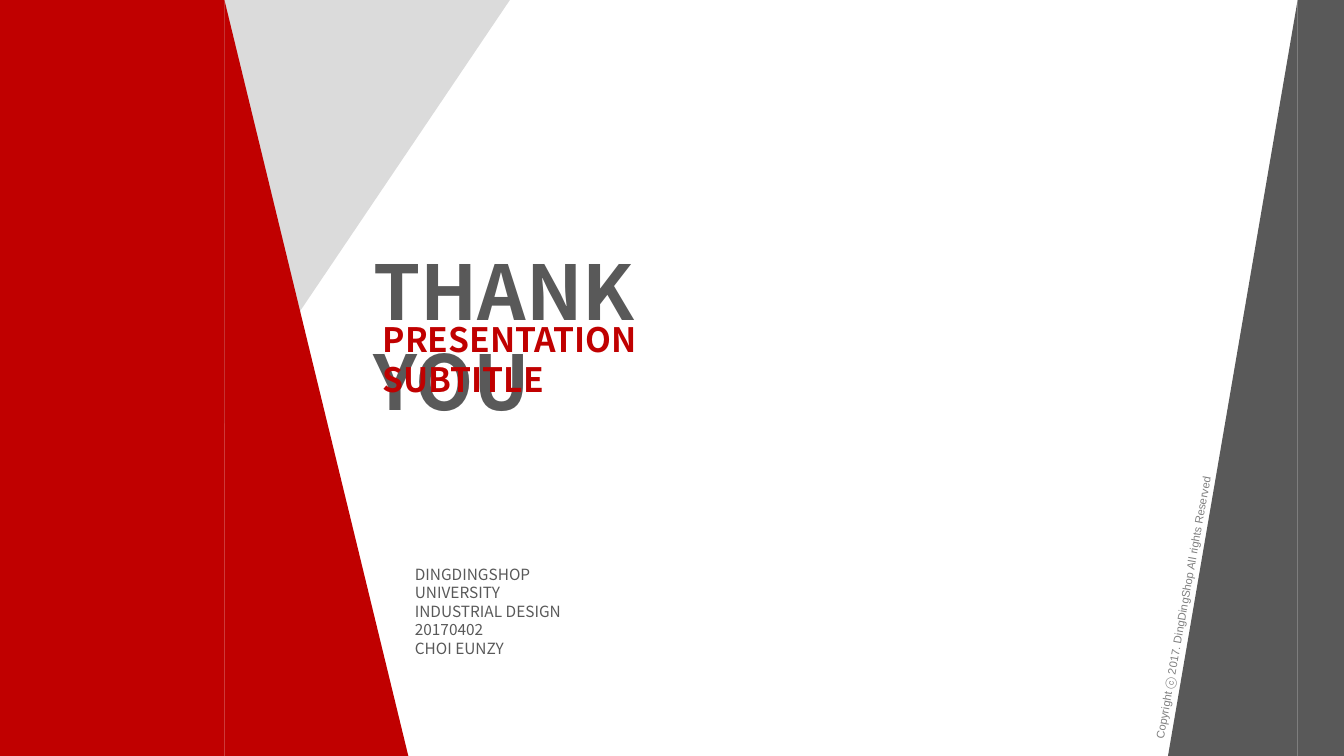
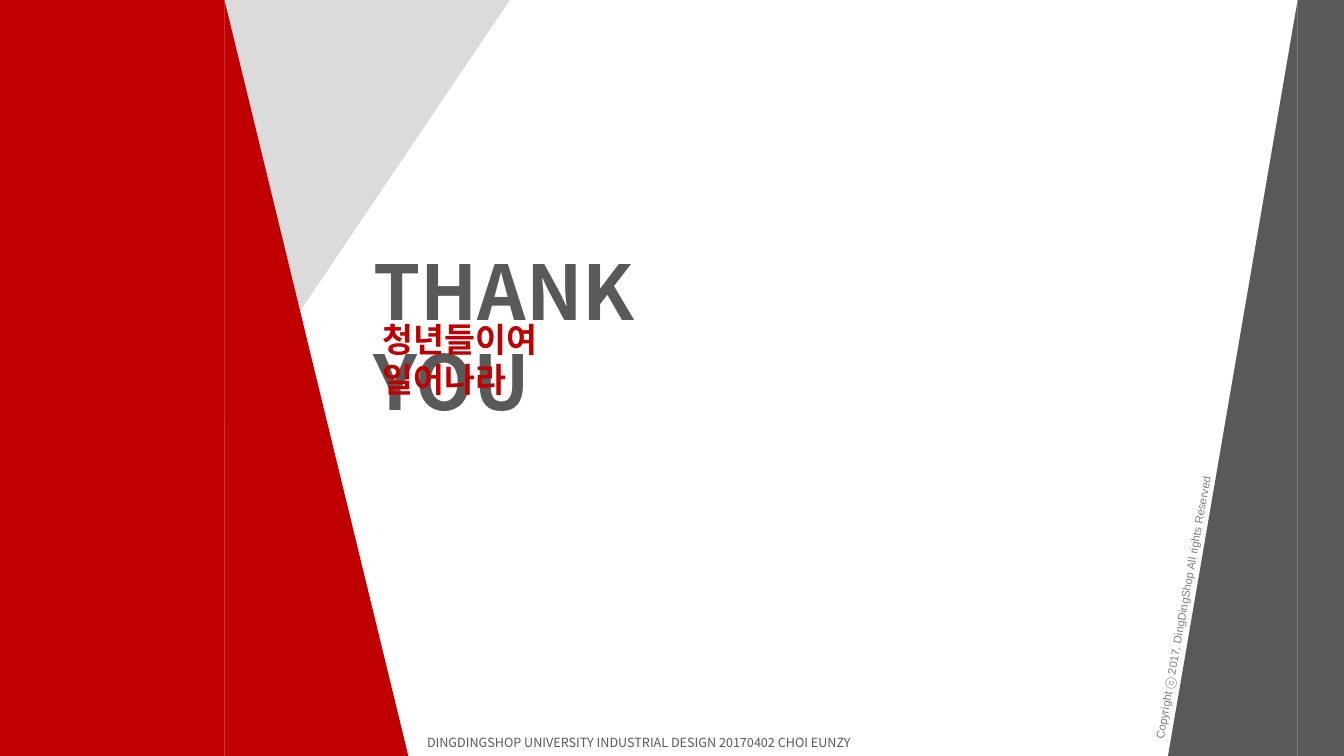
Before and after one commit to hj-10/-, a slide deck: slide 22 of 빅데이터분석_디엠_발표자료.pptx (slide 21 before the commit). Drawn at 1344x756 pixels with LibreOffice and Linux fonts; fonts in the diff are those of the drawing. Boxes give left, top, right and bottom in pixels: in the first picture for what was removed or moved away, otherwise in the second. Text is boxed around its words. In the diff, an @@ line names an element or a change of style, - is before the commit and + after.

```diff
--- a/빅데이터분석_디엠_발표자료.pptx
+++ b/빅데이터분석_디엠_발표자료.pptx
@@ text at <box>383,318,538,402</box>: text changed @@
-PRESENTATION SUBTITLE
+청년들이여 일어나라
@@ rectangle "DINGDINGSHOP UNIVERSITY INDUSTRIAL DESIGN 20170402 ...": place and size @@
-rectangle "DINGDINGSHOP UNIVERSITY INDUSTRIAL DESIGN 20170402 ..." at <box>405,561,580,627</box>
+rectangle "DINGDINGSHOP UNIVERSITY INDUSTRIAL DESIGN 20170402 ..." at <box>417,730,1044,755</box>
@@ text in rectangle at <box>427,737,851,747</box>: text changed; size 11 to 9 pt @@
-DINGDINGSHOP UNIVERSITY
-INDUSTRIAL DESIGN 20170402
-CHOI EUNZY
+DINGDINGSHOP UNIVERSITY INDUSTRIAL DESIGN 20170402 CHOI EUNZY
```
Also in this commit, not shown: 4 other slides changed, 1 slide added.
